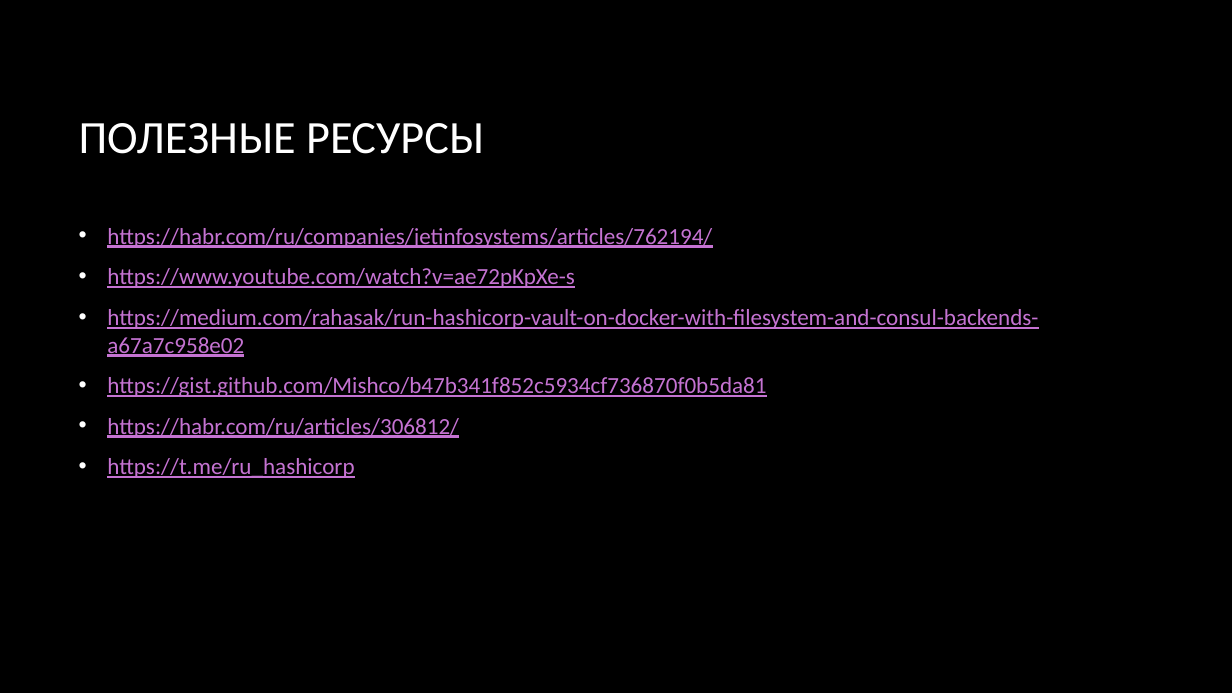
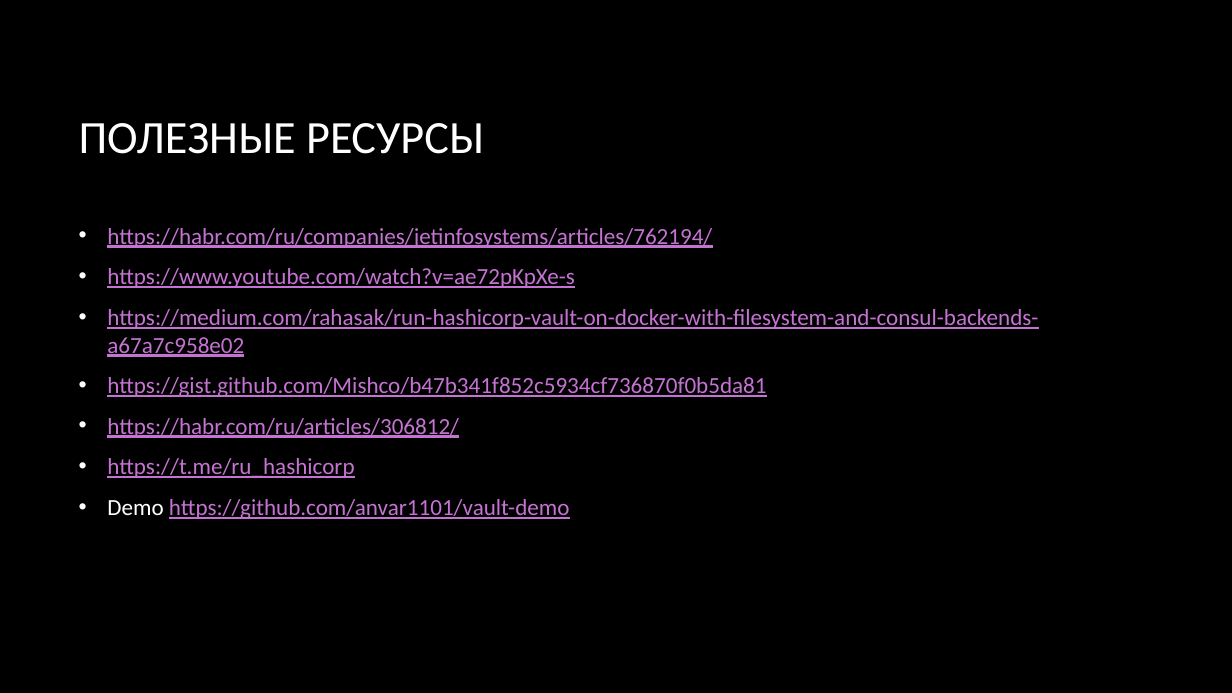
Before and after one commit to anvar1101/vault-demo, a slide deck: slide 12 of HashiCorp Vault.pptx. Drawn at 1232x693 pixels with LibreOffice and Linux fonts; fonts in the diff are those of the drawing; background and template pictures are left out. Boxes give left, top, right and bottom in pixels: in the first picture for what was removed or moved away, otherwise in the second. Text is boxed around its words. In the diff, an @@ line names an element or a change of style, - is before the commit and + after.

Commit message:
pptx updated

```diff
--- a/HashiCorp Vault.pptx
+++ b/HashiCorp Vault.pptx
@@ text at box(107, 499, 570, 519): paragraph added @@
+• Demo https://github.com/anvar1101/vault-demo
```
